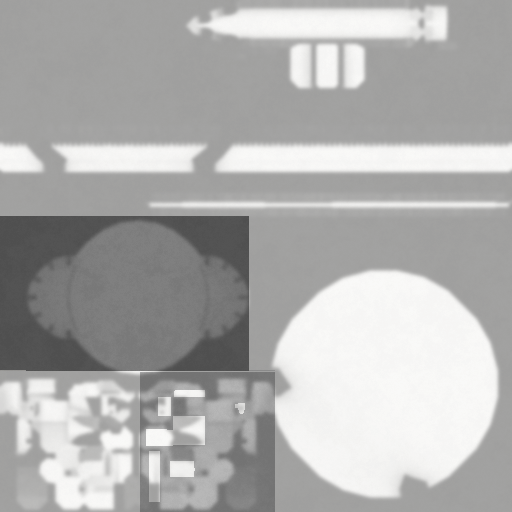
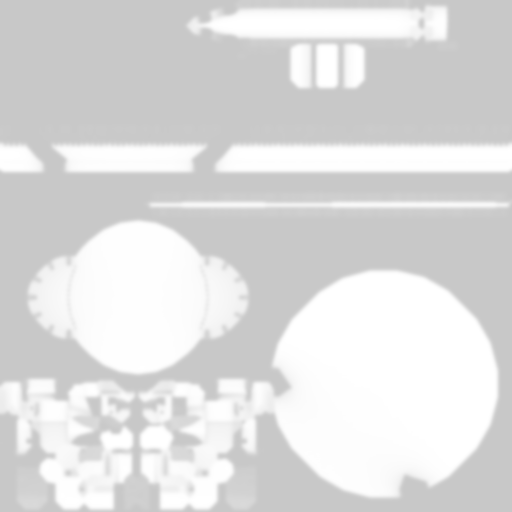
Before/after of a 512 × 512 layered artwork. What changed in the layer stack:
"Warstwa": opacity 35% → 100%, blend multiply → normal, painted on it over bbox(0, 0, 512, 512)
hid "boosterbits.png", painted on it over bbox(0, 0, 512, 512)
